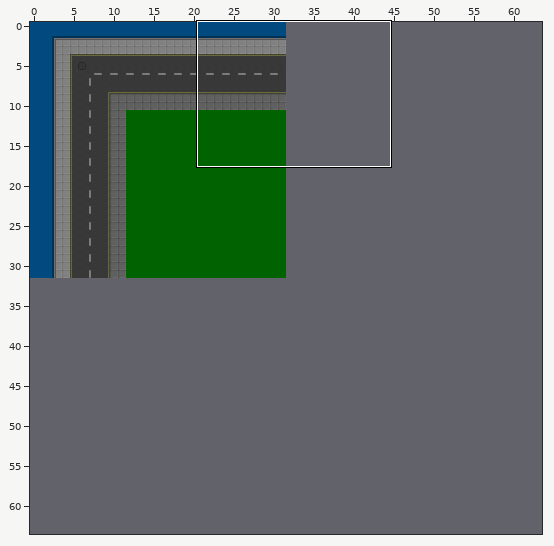
A Tiled map (JSON) gets an edit: assets/maps/streets_1.json. The first picture is a wide view before the edit; the outline marks the close-up.
Close-up. First the earlier version:
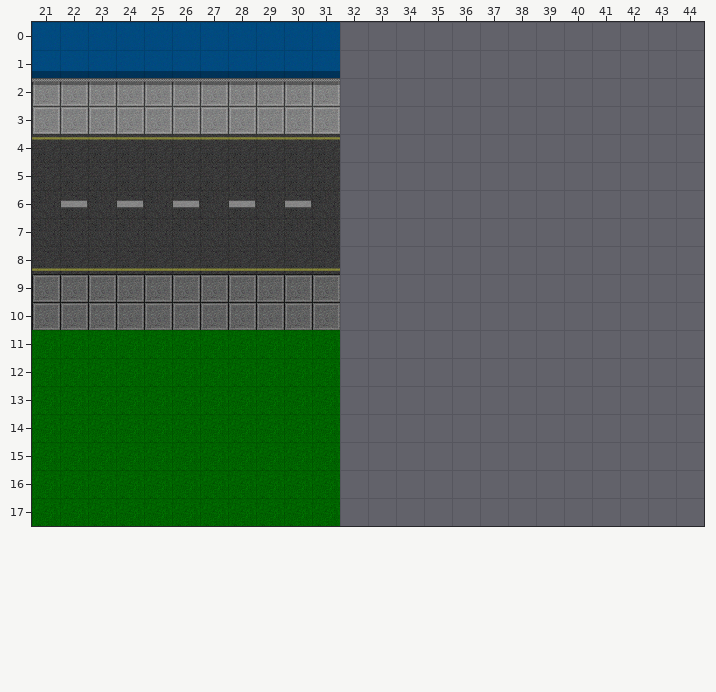
Cells are 32x32 px. Shown: x 21..44, y 0..17. The commit also changed other parts of the map, which this record leaves out. The old version is drawn lined up with the new one.
The same view after the edit:
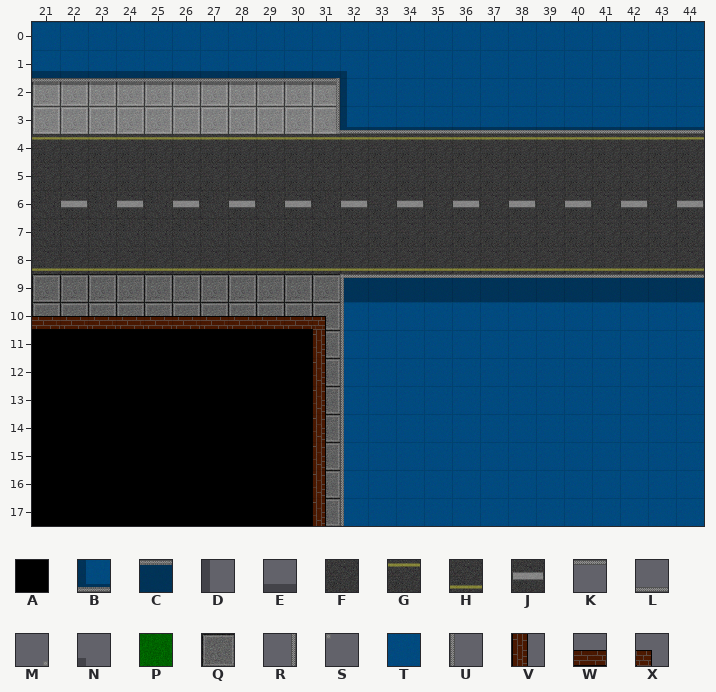
Key: from "tileset": A 1, B 14, C 16, D 17, E 18, F 20, G 21, H 22, J 23, K 29, L 30, M 32, N 38, P 40, Q 45, R 49, S 51, T 60, U 69, V 121, W 123, X 126.
_ is an empty cell, # one hidden under a higher layer.
Tiles of an added or newly shown layer are drawn over the layers below it.
See-through tiles are keyed as they look on the map.
What changed:
map size 32x32 -> 64x64 cells
Layer "Base ground":
y 0..3: x 32..44 _____________ -> TTTTTTTTTTTTT
y 4: x 32..44 _____________ -> GGGGGGGGGGGGG
y 5: x 32..44 _____________ -> FFFFFFFFFFFFF
y 6: x 32..44 _____________ -> JFJFJFJFJFJFJ
y 7: x 32..44 _____________ -> FFFFFFFFFFFFF
y 8: x 32..44 _____________ -> HHHHHHHHHHHHH
y 9..10: x 32..44 _____________ -> TTTTTTTTTTTTT
y 11..17: x 21..44 PPPPPPPPPPP_____________ -> ##########QTTTTTTTTTTTTT
Layer "Shadow":
y 1: x 32 _ -> N
y 2: x 32 _ -> D
y 3: x 32..44 _____________ -> BEEEEEEEEEEEE
y 9: x 32..44 _____________ -> CCCCCCCCCCCCC
Layer "Fencing":
y 9: x 32 _ -> K
Layer "Fencing Pt 2":
y 2: x 31 _ -> R
y 3: x 31..44 ______________ -> RLLLLLLLLLLLLL
y 9: x 32..44 _____________ -> UKKKKKKKKKKKK
y 10..17: x 32 _ -> U
Layer "Fencing Poles":
y 3: x 31 _ -> M
y 9: x 32 _ -> S
Layer "Buildings" (added):
y 10: x 21..31 ___________ -> WWWWWWWWWWX
y 11..17: x 21..31 ___________ -> AAAAAAAAAAV
